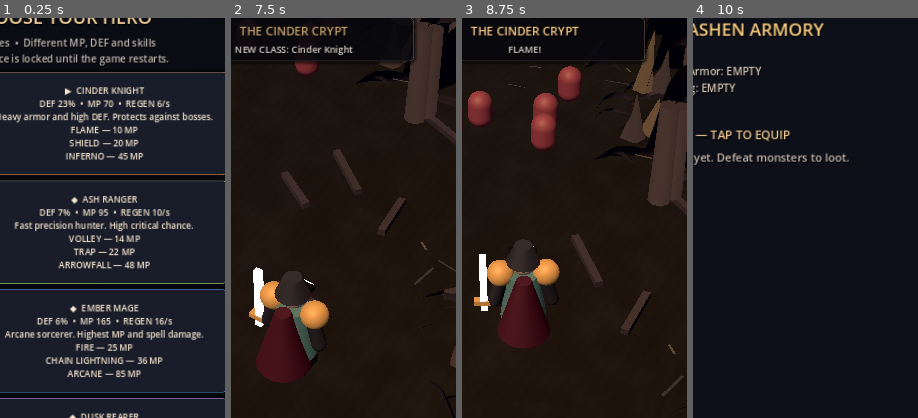
Above: before the commit, frames 1-4 (left to right).
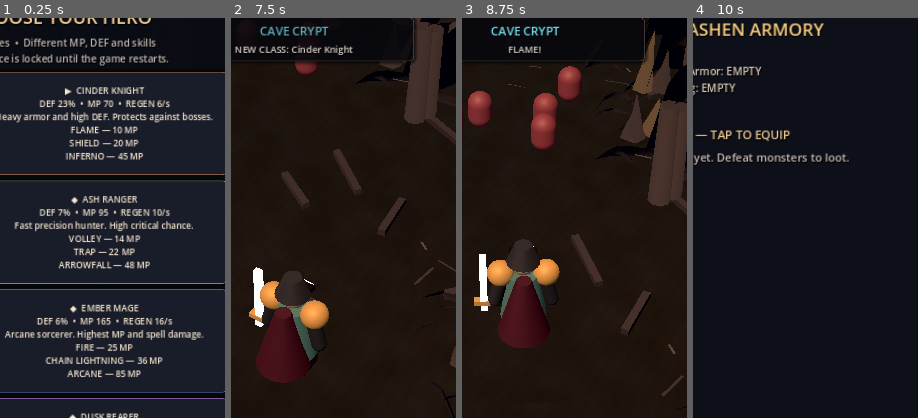
Above: after the commit, the same moments.

Repository: bananofil-wq/AshenIdle
Game: Godot game, scene res://scenes/main.tscn
Same seed, same stepped clock (60 frames per second), same inputs: the game is played once before the commit and once after it.
Inputs:
- Up to frame 1 (0.25 s): no input
- Up to frame 2 (7.5 s): click "LOOT" at 0.5 s; click "EVOLVE" at 1.25 s; click "TALENT" at 2 s; click "IDLE: ON" at 2.75 s; click "BOSS" at 3.5 s; click "FARM" at 4.25 s; click "PUSH" at 5 s; click "FORGE" at 5.75 s; click "SKILL+" at 6.5 s; click "▶ CINDER KNIGHT DEF 23% • MP …" at 7.25 s
- Up to frame 3 (8.75 s): click "FLAME R1 10 MP" at 8 s
- Up to frame 4 (10 s): click "LOOT" at 8.75 s; click "EVOLVE" at 9.5 s
The pictures show only the part of the screen within x 36-86%, y 20-70%; the shares and areas given below are measured in that part.

The runs differ from the first frame. In frame 2, 0.8% of the frame differs, in the area x 3-52%, y 2-5%; in frame 3, 0.9%; in frame 4, nothing differs.

Commit message:
Introduce ten act-specific bosses, enemy families, combat scaling and Warcraft-inspired environment lighting

Diff:
--- a/scripts/main.gd
+++ b/scripts/main.gd
@@ -2,7 +2,29 @@
 # Ashen Idle v0.2 — portrait mobile prototype, offline-safe save and auto combat.
 const CLASSES = ["Cinder Knight", "Ash Ranger", "Ember Mage", "Dusk Reaper"]
 const SETS = ["Cinderborn", "Gravewarden", "Ashen Crown"]
-const BOSS_NAMES = ["ASHEN WARDEN", "VOID HARBINGER", "BONE TYRANT"]
+const BOSS_NAMES = ["THE TOMB MAW", "THE ROOTMOTHER", "THE BOG TYRANT",
+    "THE GLACIER KING", "THE CINDER LORD", "QUEEN OF SORROW",
+    "THE DUNE COLOSSUS", "THE THUNDER TITAN", "THE ECLIPSE ORACLE", "THE RIFT SOVEREIGN"]
+const BIOME_NAMES = ["CAVE CRYPT", "ENCHANTED FOREST", "SWAMP OF DECAY",
+    "FROZEN CAVERN", "INFERNAL WASTES", "HAUNTED GRAVE KINGDOM",
+    "SUNSCAR DESERT", "STORM PEAKS", "CORRUPTED MOON TEMPLE", "CELESTIAL RIFT"]
+const MOB_FAMILIES = [
+    ["SKELETON WARRIOR", "GOBLIN RAIDER", "CAVE BAT", "PLAGUE MUMMY", "CAVE SPIDER", "CRYPT SHAMAN", "BONE BRUTE", "WEREWOLF"],
+    ["FOREST WOLF", "THORN STALKER", "MOON ARCHER", "WILD SPIDER", "FAERIE", "ANCIENT TREANT", "SATYR", "CORRUPTED ELF"],
+    ["BOG SLIME", "BLIGHT TOAD", "SWAMP WITCH", "VENOM SPIDER", "ROTTING WALKER", "BOG REAPER", "ROT HAG", "SWAMP GOBLIN"],
+    ["FROST WOLF", "ICE WITCH", "YETI", "CRYSTAL GOLEM", "FROST SKELETON", "ICE DEMON", "FROST SHAMAN", "FROSTMAW"],
+    ["HELLHOUND", "ASH REAPER", "FLAMECALLER", "INFERNAL CRUSHER", "FIRE ELEMENTAL", "DEMON", "CULTIST", "IMP"],
+    ["GRAVE KNIGHT", "BANSHEE", "WRAITH", "NECROMANCER", "DEATH HOUND", "SKELETON GUARD", "CRYPT ZOMBIE", "SHADOW SPIRIT"],
+    ["DUNE SCORPION", "SAND BANDIT", "SAND WRAITH", "DUNE MUMMY", "SUN CULTIST", "SAND WYRM", "DESERT HYENA", "DESERT GOLEM"],
+    ["STORM HARPY", "MOUNTAIN TROLL", "THUNDER ELEMENTAL", "PEAK GUARDIAN", "STORM SHAMAN", "GRIFFIN", "CLIFF BEAST", "STORM KNIGHT"],
+    ["MOON CULTIST", "CORRUPTED GUARDIAN", "ARCANE BEAST", "VOID SPIRIT", "BLADE DANCER", "MOON SORCERER", "DUSK WATCHER", "ECLIPSE SHADE"],
+    ["ASTRAL SENTINEL", "VOID KNIGHT", "RIFT HORROR", "STAR BEAST", "CELESTIAL MAGE", "RIFT WARDEN", "STARBORN GOLEM", "ASTRAL WRAITH"]
+]
+const ELITE_FAMILIES = ["BONE BRUTE", "ANCIENT TREANT", "ROT HAG", "FROSTMAW",
+    "INFERNAL CRUSHER", "GRAVE KNIGHT", "DESERT GOLEM", "STORM KNIGHT",
+    "CORRUPTED GUARDIAN", "RIFT WARDEN"]
+const BOSS_DAMAGE = [1.28, 1.05, 1.18, 1.12, 1.42, 1.22, 1.08, 1.35, 1.19, 1.48]
+const BOSS_HP_SCALE = [13.0, 11.5, 14.0, 15.0, 16.0, 13.2, 14.8, 14.4, 15.3, 18.0]
 const BOSS_INTERVAL := 10
 const CLASS_MP_BASE = [70.0, 95.0, 165.0, 82.0]
 const CLASS_MP_PER_LEVEL = [2.0, 3.0, 6.0, 3.0]
@@ -979,6 +1001,12 @@
                     if key == "speed": total += 20.0
     return total
 
+func _biome_fx_tint() -> Color:
+    return [Color("f8a564"), Color("a7e67c"), Color("99b953"), Color("9bdef8"),
+        Color("ff7948"), Color("86d7bc"), Color("e9c27c"), Color("91cfff"),
+        Color("ba98ff"), Color("7ceafa")][_boss_variant()]
+
+
 func _boss_variant() -> int:
     return posmod(floori(float(stage) / float(BOSS_INTERVAL)) - 1, BOSS_NAMES.size())
 
@@ -1190,7 +1218,7 @@
     var remaining_mobs: float = float(arena_mobs.size())
     var incoming: float = maxf(0.20, float(stage) * 0.085 + remaining_mobs * 0.075) * (1.0 - _defense_reduction())
     if stage % BOSS_INTERVAL == 0:
-        incoming *= [1.28, 1.10, 1.48][_boss_variant()]
+        incoming *= BOSS_DAMAGE[_boss_variant()]
     if defensive_ward_timer > 0.0:
         incoming *= 0.61
     var attacker: Node3D = _choose_target()
@@ -1408,12 +1436,12 @@
             var urgency: float = clampf(1.0 - boss_cast_windup / 1.35, 0.0, 1.0)
             boss_telegraph.scale = Vector3.ONE * (0.8 + urgency * 0.4)
         if boss_cast_windup <= 0.0:
-            var impact_damage: float = (10.0 + float(stage) * 0.9) * [1.1, 0.9, 1.4][_boss_variant()]
+            var impact_damage: float = (10.0 + float(stage) * 0.9) * BOSS_DAMAGE[_boss_variant()]
             var mage_ward: float = 1.0 - minf(0.30, 0.035 * _evolution_weight(1)) if hero_class == 2 else 1.0
             var reduced: float = impact_damage * (1.0 - _defense_reduction()) * mage_ward
             if defensive_ward_timer > 0.0:
                 reduced *= 0.61
-            var warning_color: Color = [Color("ed5038"), Color("9e60d9"), Color("e8ab53")][_boss_variant()]
+            var warning_color: Color = _biome_fx_tint()
             _burst_particles(boss_warning_center + Vector3(0, 0.22, 0), warning_color, 43, 2.0, 0.42)
             camera_shake = maxf(camera_shake, 0.18)
             camera_kick = maxf(camera_kick, 0.46)
@@ -1445,36 +1473,55 @@
         var ring := TorusMesh.new()
         ring.inner_radius = 1.4
         ring.outer_radius = 1.5
-        boss_telegraph = _mesh(self, ring, boss_warning_center + Vector3(0, 0.15, 0), _bright([Color("b92c23"), Color("7140d3"), Color("db8537")][_boss_variant()]))
+        boss_telegraph = _mesh(self, ring, boss_warning_center + Vector3(0, 0.15, 0), _bright(_biome_fx_tint().darkened(0.25)))
         combat_note = "DANGER — BOSS CHARGING!"
         _play_audio(4)
         _refresh()
 
 func _apply_biome() -> void:
-    var next_biome: int = posmod(floori(float(stage - 1) / float(BOSS_INTERVAL)), 5)
+    var next_biome: int = posmod(floori(float(stage - 1) / float(BOSS_INTERVAL)), BIOME_NAMES.size())
     if biome_index == next_biome or bg_environment == null:
         return
     biome_index = next_biome
     var scene: Environment = bg_environment.environment
-    scene.background_color = [Color("101218"), Color("111b24"), Color("111c14"), Color("141719"), Color("231311")][next_biome]
+    scene.background_color = [Color("101218"), Color("152214"), Color("1e231a"),
+        Color("111b24"), Color("231311"), Color("151d23"), Color("392a1a"),
+        Color("192635"), Color("1c1728"), Color("101e35")][next_biome]
     scene.fog_enabled = true
-    scene.fog_light_color = [Color("343b43"), Color("64879b"), Color("526851"), Color("454750"), Color("704238")][next_biome]
-    scene.fog_density = [0.0020, 0.0030, 0.0024, 0.0013, 0.0030][next_biome]
-    scene.adjustment_brightness = [1.035, 1.02, 1.045, 1.095, 1.025][next_biome]
-    scene.adjustment_contrast = [1.17, 1.14, 1.15, 1.22, 1.18][next_biome]
-    scene.adjustment_saturation = [0.90, 0.90, 0.92, 0.82, 0.88][next_biome]
+    scene.fog_light_color = [Color("343b43"), Color("4f7953"), Color("596342"),
+        Color("64879b"), Color("704238"), Color("556c69"), Color("a38865"),
+        Color("536c84"), Color("625775"), Color("4b83aa")][next_biome]
+    scene.fog_density = [0.0020, 0.0026, 0.0042, 0.0030, 0.0030,
+        0.0038, 0.0028, 0.0045, 0.0023, 0.0028][next_biome]
+    scene.adjustment_brightness = [1.04, 1.06, 1.0, 1.02, 1.03,
+        1.01, 1.10, 1.05, 1.06, 1.08][next_biome]
+    scene.adjustment_contrast = [1.17, 1.16, 1.16, 1.14, 1.18,
+        1.2, 1.14, 1.2, 1.18, 1.18][next_biome]
+    scene.adjustment_saturation = [0.94, 1.13, 0.89, 0.96, 1.12,
+        0.86, 1.07, 0.99, 1.12, 1.08][next_biome]
     if key_sun != null:
-        key_sun.light_color = [Color("ffcf9d"), Color("c9e4f2"), Color("eeddb4"), Color("e2d5bc"), Color("ffbd8b")][next_biome]
-        key_sun.light_energy = [1.36, 1.38, 1.32, 1.44, 1.43][next_biome]
-    scene.ambient_light_color = [Color("97989c"), Color("8dabbc"), Color("9aa692"), Color("a1a4a6"), Color("a59a90")][next_biome]
-    scene.ambient_light_energy = [0.52, 0.59, 0.56, 0.53, 0.55][next_biome]
+        key_sun.light_color = [Color("ffcf9d"), Color("f5d992"), Color("c7c69d"),
+            Color("c9e4f2"), Color("ffbd8b"), Color("c7e1d9"), Color("ffdfab"),
+            Color("d4e3fa"), Color("d8c7ff"), Color("b3e5ff")][next_biome]
+        key_sun.light_energy = [1.36, 1.38, 1.23, 1.38, 1.43,
+            1.19, 1.52, 1.45, 1.35, 1.38][next_biome]
+    scene.ambient_light_color = [Color("97989c"), Color("a1b28c"), Color("999e84"),
+        Color("8dabbc"), Color("a59a90"), Color("899c9c"), Color("c5ae94"),
+        Color("9eb1ca"), Color("b3a1cc"), Color("9ecbdf")][next_biome]
+    scene.ambient_light_energy = [0.52, 0.59, 0.47, 0.59, 0.55,
+        0.49, 0.60, 0.58, 0.54, 0.58][next_biome]
     if fire_light != null:
-        fire_light.light_color = [Color("ffb166"), Color("f1e1ca"), Color("eed69a"), Color("ffd2a4"), Color("ff9a60")][next_biome]
+        fire_light.light_color = [Color("ffb166"), Color("e6cc74"), Color("97a659"),
+            Color("f1e1ca"), Color("ff9a60"), Color("93cbaa"), Color("ffcf88"),
+            Color("a4baf4"), Color("bc9ae9"), Color("8acaff")][next_biome]
     if mystic_light != null:
-        mystic_light.light_color = [Color("839bb9"), Color("6697b6"), Color("759a87"), Color("7e9cac"), Color("a68a81")][next_biome]
+        mystic_light.light_color = [Color("839bb9"), Color("759a87"), Color("648658"),
+            Color("6697b6"), Color("a68a81"), Color("7eaaa5"), Color("c6a27d"),
+            Color("7da6d2"), Color("a88dd7"), Color("85cadf")][next_biome]
     if center_banner != null:
-        center_banner.text = ["THE CINDER CRYPT", "THE FROST HOLLOW", "THE THORNWILD", "THE VOID CITADEL", "THE MOLTEN DEPTHS"][next_biome]
-        center_banner.add_theme_color_override("font_color", [Color("ffd08c"), Color("b3ebff"), Color("b0e3a4"), Color("d4b4ff"), Color("ffbb81")][next_biome])
+        center_banner.text = BIOME_NAMES[next_biome]
+        center_banner.add_theme_color_override("font_color", _biome_fx_tint())
+
 
 func _bind_motion_driver(actor: Node3D) -> void:
     if actor == null:
@@ -1663,7 +1710,7 @@
     last_target_pos = target.global_position
     _impact(last_target_pos + Vector3(0.0, 0.75, 0.0), Color("ffc769") if crit else Color("b477ff"))
     if crit:
-        var flare_tone: Color = [Color("ffc17a"), Color("bbf2ff"), Color("d1ee9c"), Color("dbacff"), Color("ff9458")][biome_index if biome_index >= 0 else 0]
+        var flare_tone: Color = _biome_fx_tint()
         _burst_particles(last_target_pos + Vector3(0, 0.9, 0), flare_tone, 24, 1.6, 0.24)
     _damage_popup(int(damage), last_target_pos + Vector3(0.0, 1.45, 0.0), crit)
     if crit and is_instance_valid(target):
@@ -1684,7 +1731,7 @@
     arena_mobs.erase(target)
     # Elemental death breakup is distinct in each biome; the animated model
     # still visibly tumbles before disappearing.
-    var death_tint: Color = [Color("df7e54"), Color("b6ebff"), Color("8ba965"), Color("b07cff"), Color("ff853c")][clampi(biome_index, 0, 4)]
+    var death_tint: Color = _biome_fx_tint()
     _burst_particles(drop_pos + Vector3(0, 1.1, 0), death_tint, 80 if boss else 20, 3.9 if boss else 1.25, 0.76 if boss else 0.42)
     # Keep the defeated mesh visible for a short physical fall instead of
     # popping enemies out of existence on the same frame as a hit.
@@ -2271,7 +2318,7 @@
     if boss_panel != null:
         boss_panel.visible = stage % BOSS_INTERVAL == 0 and dungeon_room_index == 3
         boss_hp_label.text = "%s  •  %.0f / %.0f HP" % [BOSS_NAMES[_boss_variant()], maxf(0.0, boss_health), boss_max]
-        boss_hp_bar.color = [Color("d94339"), Color("9e55e8"), Color("dc9c46")][_boss_variant()]
+        boss_hp_bar.color = _biome_fx_tint()
         boss_hp_bar.scale.x = clampf(boss_health / maxf(1.0, boss_max), 0.03, 1.0)
     center_banner.modulate.a = 0.87 + sin(chaos_time * 4.0) * 0.13
     combat.text = combat_note
@@ -2789,7 +2836,7 @@
             var instance: Node3D = packed.instantiate() as Node3D
             if instance != null:
                 root.add_child(instance)
-                _fit_visual_model(instance, [3.12, 3.26, 3.48][_boss_variant()] if elite else 1.63)
+                _fit_visual_model(instance, (3.1 + 0.17 * float(_boss_variant() % 4)) if elite else 1.63)
                 _darken_character_materials(instance, elite)
                 if model_name.begins_with("ashen_"):
                     _attach_hero_clips(instance)
@@ -2798,7 +2845,7 @@
                     _pose_fantasy_skeleton(root, 0.0)
                 root.set_meta("visual_rest_position", instance.position)
         if elite:
-            var aura_tint: Color = [Color("d74931"), Color("8847da"), Color("e6a44e")][_boss_variant()]
+            var aura_tint: Color = _biome_fx_tint()
             var halo := TorusMesh.new()
             halo.inner_radius = 1.07
             halo.outer_radius = 1.12
@@ -2824,7 +2871,7 @@
         root.position = spawn_center + (Vector3(0.0, 0.0, -0.90) if elite else _random_spawn())
         if hero != null and is_instance_valid(hero):
             root.rotation.y = _heading_from_direction(hero.position - root.position)
-        var variant_hp: float = [13.0, 10.5, 16.0][_boss_variant()]
+        var variant_hp: float = BOSS_HP_SCALE[_boss_variant()]
         var mob_health := (14.0 + float(stage) * 5.0 + float(level) * 0.20) * (variant_hp if elite else float(current_encounter.get("hp_factor", 1.0)))
         root.set_meta("ai_role", "boss" if elite else ai_role)
         root.set_meta("ai_next_cast", rng.randf_range(3.5, 6.5))
